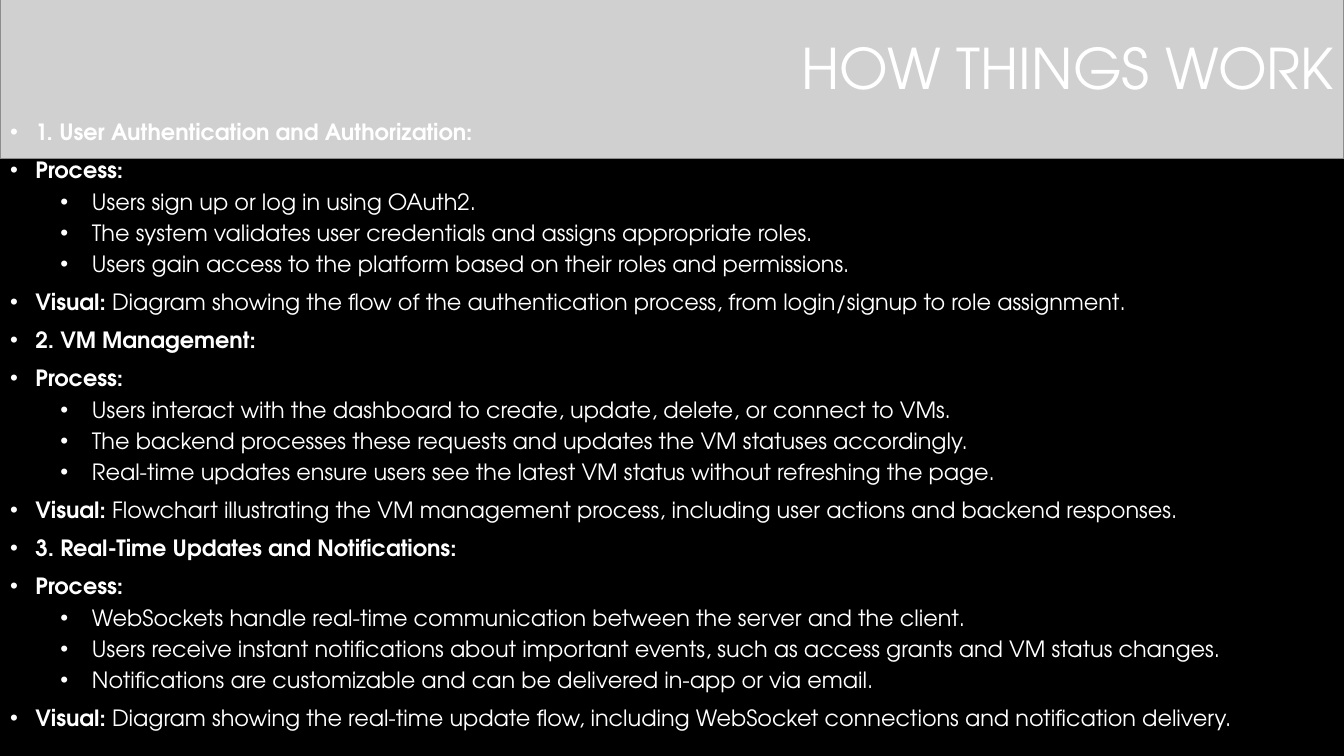
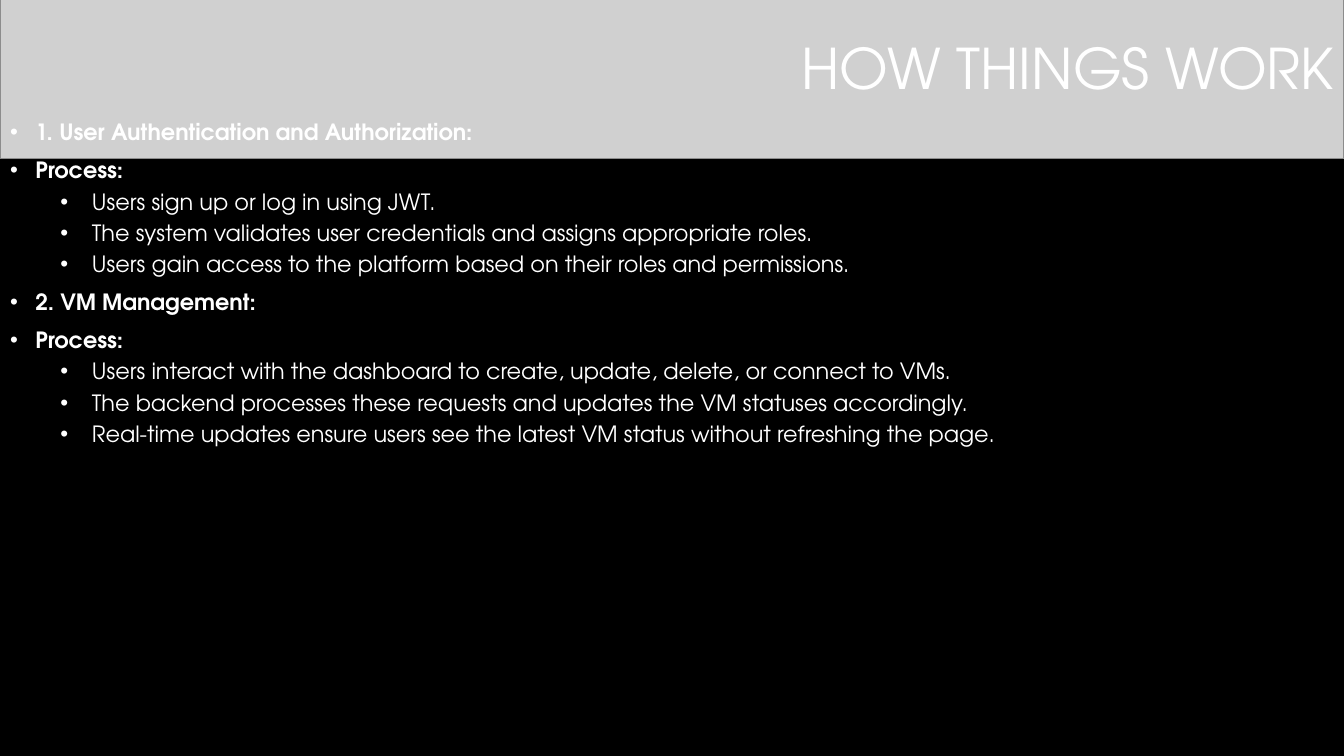
Before and after one commit to serbanples/Nokia_Cloud_Automation, a slide deck: slide 7 of Automation of the Cloud.pptx. Drawn at 1344x756 pixels with LibreOffice and Linux fonts; fonts in the diff are those of the drawing; grey boxes stand for pictures; background and template pictures are left out. Boxes give left, top, right and bottom in pixels: in the first picture for what was removed or moved away, otherwise in the second. Text is boxed around its words. In the diff, an @@ line names an element or a change of style, - is before the commit and + after.

```diff
--- a/Automation of the Cloud.pptx
+++ b/Automation of the Cloud.pptx
@@ text at (92,193,436,215): text changed @@
-  • Users sign up or log in using OAuth2.
+  • Users sign up or log in using JWT.
@@ text at (35,292,1125,315): paragraph removed @@
-• Visual: Diagram showing the flow of the authentication process, from login/signup to role assignment.
@@ text at (35,500,1231,731): paragraphs removed @@
-• Visual: Flowchart illustrating the VM management process, including user actions and backend responses.
-• 3. Real-Time Updates and Notifications:
-• Process:
-  • WebSockets handle real-time communication between the server and the client.
-  • Users receive instant notifications about important events, such as access grants and VM status changes.
-  • Notifications are customizable and can be delivered in-app or via email.
-• Visual: Diagram showing the real-time update flow, including WebSocket connections and notification delivery.
```
Also in this commit, not shown: 7 other slides changed, 2 other files.
